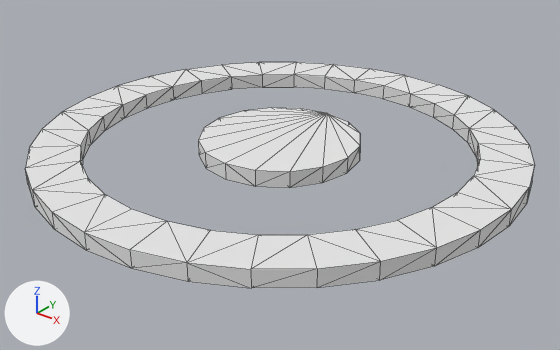
An edit to the Blender file objects/Platform/pivotpoint.blend, drawn before and after from the same camera.
Both versions are drawn from a 50 mm camera at (1.851, -2.316, 1.373) aimed at (0.034, -0.044, -0.035). The axes (+X, +Y, +Z) are drawn at lower left. The lights are the same throughout. Mesh edges are drawn as thin lines.

In view in the first picture: 'daring_trug-migelo'.
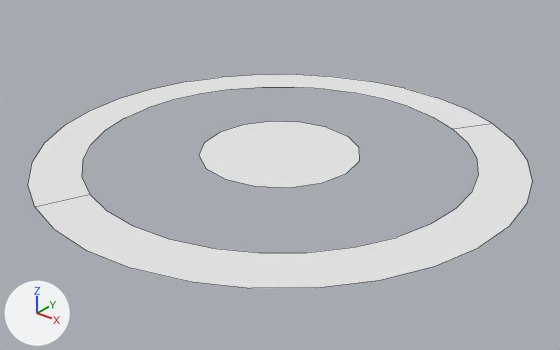
The newer file is also turned or shifted as a whole; pictures and numbers use the older file's frame.

Location of each change, [x1, y1, x2, y2] in pixels of the pictures (560 x 350 px):
'daring_trug-migelo', reshaped: before [25, 62, 535, 288]; after [28, 74, 532, 288]
part 1 of me_daring_trug_migelo_001, cut back: before [25, 62, 535, 288]; after [28, 74, 532, 288]
part 2 of me_daring_trug_migelo_001, cut back: before [198, 108, 360, 188]; after [199, 122, 360, 188]

The change in detail:
me_daring_trug_migelo_001 is used by ob_daring_trug_migelo; location (-0.001, -0.001, 0.081); scale (0.0673, 0.0673, 0.0673).
me_daring_trug_migelo_001 had 160 vertices, 316 faces and spanned x -15.0..15.0, y -15.0..15.0, z -0.5..0.5.
me_daring_trug_migelo_001 now has 80 vertices, 3 faces and spans x -15.0..15.0, y -15.0..15.0, z -0.5.
Part 1, on me_daring_trug_migelo_001:
64 vertices are removed from x -15.0..15.0, y -15.0..15.0, z 0.5.
256 faces are deleted.
2 new faces join them.
Part 2, on me_daring_trug_migelo_001:
16 vertices are removed from x -5.0..5.0, y -5.0..5.0, z 0.5.
60 faces are deleted.
1 new face joins them.
